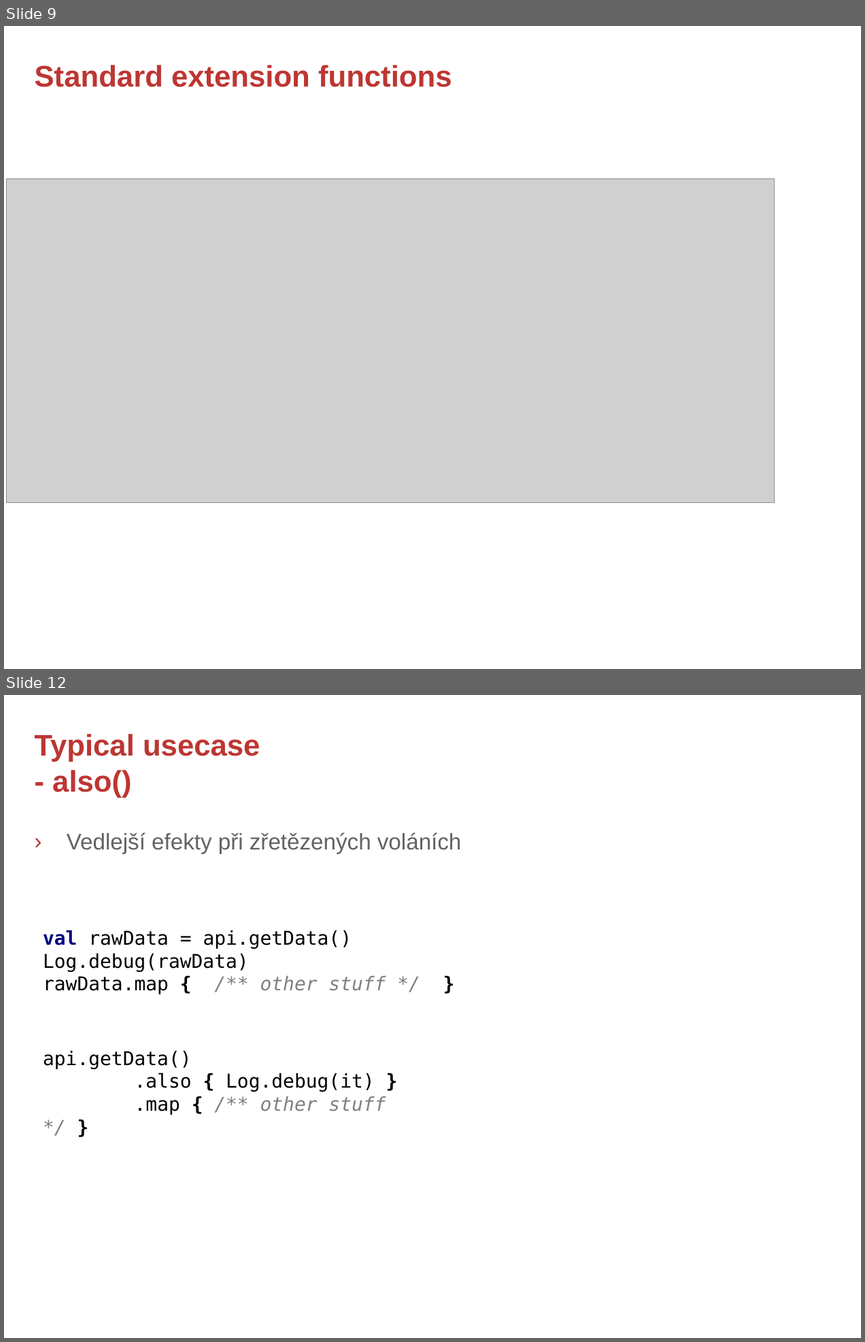
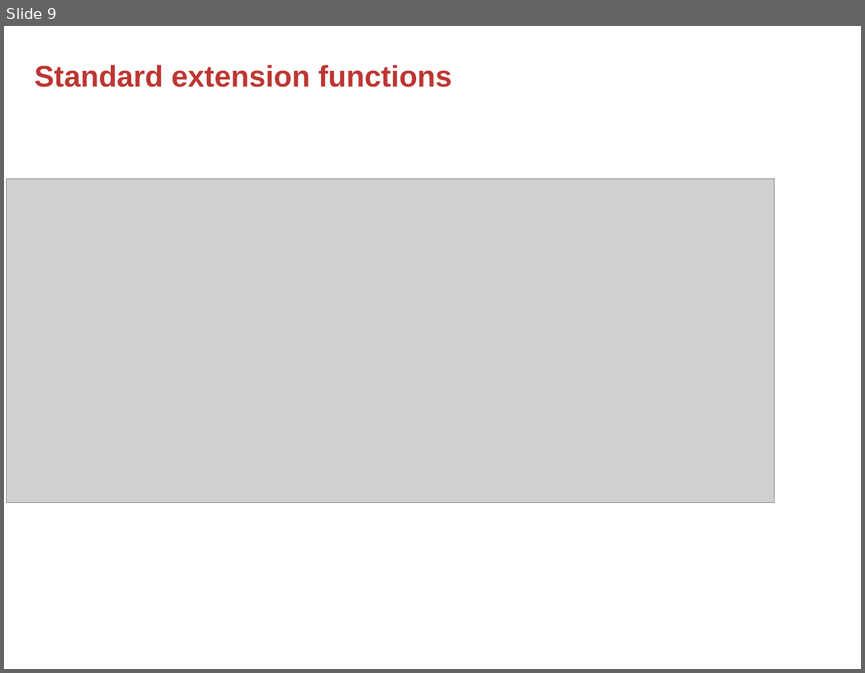
Before and after one commit to rokusjar/KotlinSkoleni, a slide deck: slides/Kotlin - 4. Standard Extension Functions.pptx. Shown one above the other, each under a label of ours: slides 9 and 12 before the commit, slide 9 after it; the slides between them are not shown. The pictures are 865x1342 and 865x673 pixels, drawn with LibreOffice and Linux fonts; fonts in the diff are those of the drawing; grey boxes stand for pictures; background and template pictures are left out. Boxes give left, top, right and bottom in pixels: in the first picture for what was removed or moved away, otherwise in the second. Text is boxed around its words. In the diff, an @@ line names an element or a change of style, - is before the commit and + after.

Commit message:
#7 typical usage let examples

```diff
--- a/slides/Kotlin - 4. Standard Extension Functions.pptx
+++ b/slides/Kotlin - 4. Standard Extension Functions.pptx
@@ slide 12 removed at (4, 695, 861, 1338), background #FFFFFF @@
@@ title removed at (35, 734, 260, 797) @@
-Typical usecase
-- also()
@@ text removed at (67, 832, 462, 854) @@
-› Vedlejší efekty při zřetězených voláních
@@ text removed at (43, 930, 385, 994) @@
-val rawData = api.getData()
-Log.debug(rawData)
-rawData.map { /** other stuff */ }
@@ text removed at (43, 1050, 385, 1115) @@
-api.getData()
-.also { Log.debug(it) }
-.map { /** other stuff */ }
@@ page number removed at (795, 1293, 844, 1310) @@
-12
```
Also in this commit, not shown: 10 slides changed, 1 slide added, 1 other slide removed.
